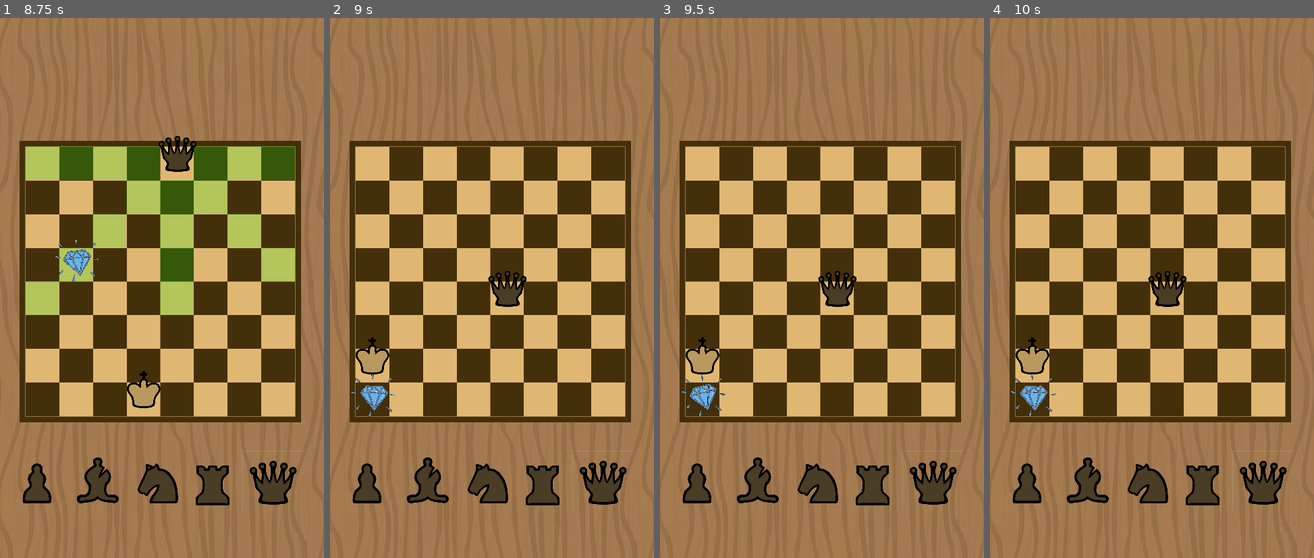
Above: before the commit, frames 1-4 (left to right).
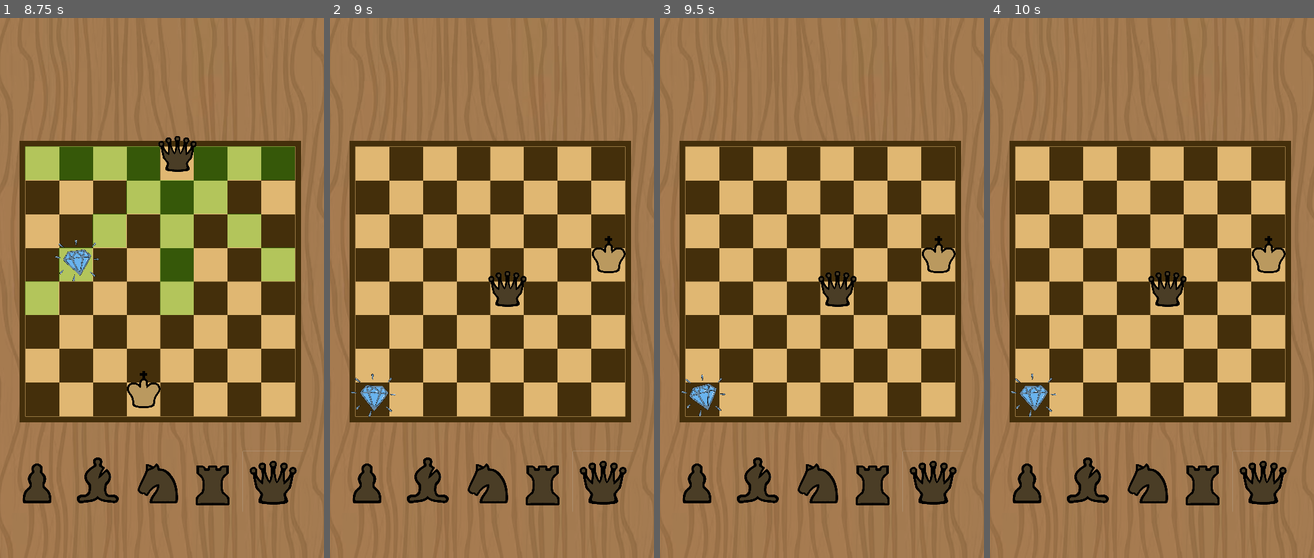
Above: after the commit, the same moments.

Repository: mljkvc/Blokejd-GameJam
Game: Godot game, scene res://scenes/Main.tscn
Same seed, same stepped clock (60 frames per second), same inputs: the game is played once before the commit and once after it.
Inputs (mouse positions are in pixels of both pictures, inside the frame that each line leads up to):
- Up to frame 1 (8.75 s): click "Create Lobby" at 0.5 s; click "Join Lobby" at 1.25 s; click (84, 498) at 2 s; click (35, 482) at 2.75 s; click (97, 482) at 3.5 s; click (158, 482) at 4.25 s; click (213, 482) at 5 s; click (272, 482) at 5.75 s; move the mouse to (145, 396) at 6.52 s; hold W (move_up) 6.53-8.03 s; click (145, 396) at 6.67 s; move the mouse to (259, 369) at 7.27 s; move the mouse to (64, 207) at 8.02 s; hold A (move_left) from 8.03 s (still down)
- Up to frame 2 (9 s): keep holding A (move_left); tap Enter at 8.75 s; move the mouse to (508, 288) at 8.77 s; click (508, 288) at 8.92 s
- Up to frame 3 (9.5 s): keep holding A (move_left)
- Up to frame 4 (10 s): move the mouse to (1103, 153) at 9.52 s; release A (move_left) at 9.53 s; hold S (move_down) from 9.53 s (still down)

Frame 1 is identical in both runs. In frame 2, 0.9% of the frame differs, in the area x 7-92%, y 40-66%; in frame 3, 0.9%; in frame 4, 0.9%.
Error in both runs: Out of bounds get index '0' (on base: 'PackedStringArray') (res://scripts/main_menu.gd:17)

Commit message:
jebo te konj

Diff:
--- a/scripts/multiplayer.gd
+++ b/scripts/multiplayer.gd
@@ -83,12 +83,12 @@
 @rpc("any_peer")
 func make_move(player_id, x : int, y : int, piece_data : String, lied):
 	turn_count += 1
-	var prev_pos = player1_pos if player_id != 1 else player2_pos
+	var prev_pos = player1_pos if player_id != 0 else player2_pos
 	var pos = Vector2(x, y)
 
 	print(str(pos[0]) + " " + str(pos[1]))
 
-	if player_id != 1:
+	if player_id != 0:
 		board[player1_pos[0]][player1_pos[1]] = 0
 		player1_prev_pos = prev_pos
 		player1_pos = pos
@@ -122,14 +122,14 @@
 		board[x][y] = 1 * multiplier
 
 	if pos == treasure_pos:
-		if player_id != 1:
+		if player_id != 0:
 			player1_score += 1
 		else:
 			player2_score += 1
 		treasure_pos = Vector2(randi() % 8, randi() % 8)
 
 	if player1_pos == player2_pos:
-		if player_id != 1:
+		if player_id != 0:
 			player1_score += 1
 			player2_score -= 1
 			player2_pos = Vector2(7, 4)
@@ -168,7 +168,7 @@
 			player2_score -= 1
 			player2_lied = false
 	else:
-		if player_id != 1:
+		if player_id != 0:
 			player1_score -= 1
 		else:
 			player2_score -= 1
